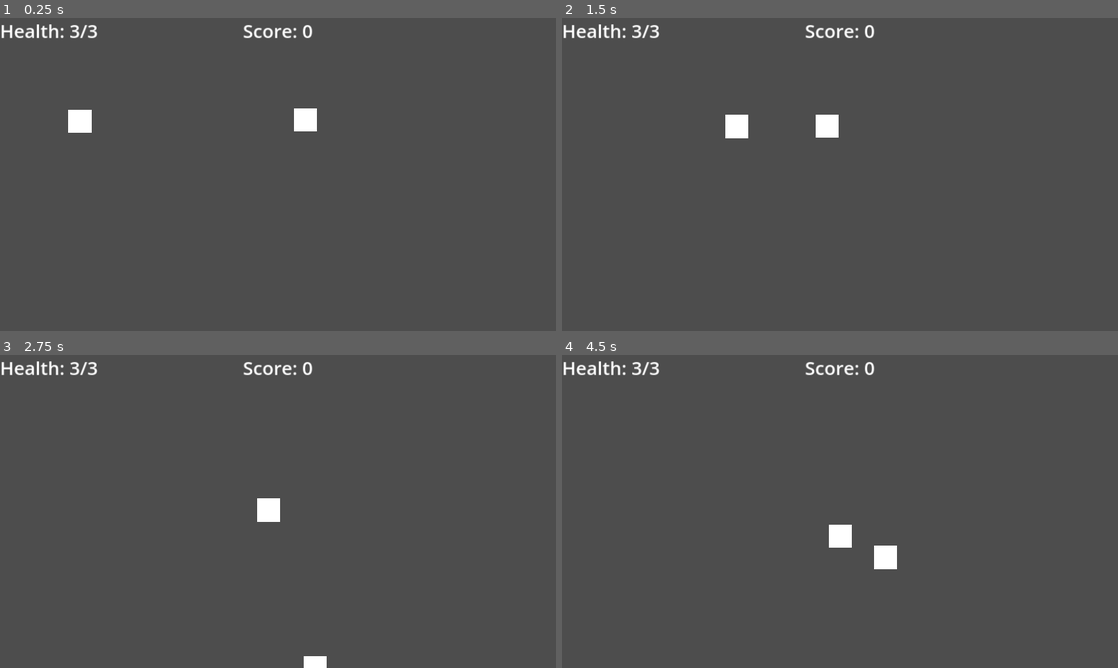
Above: before the commit, frames 1-4 (two rows, left to right).
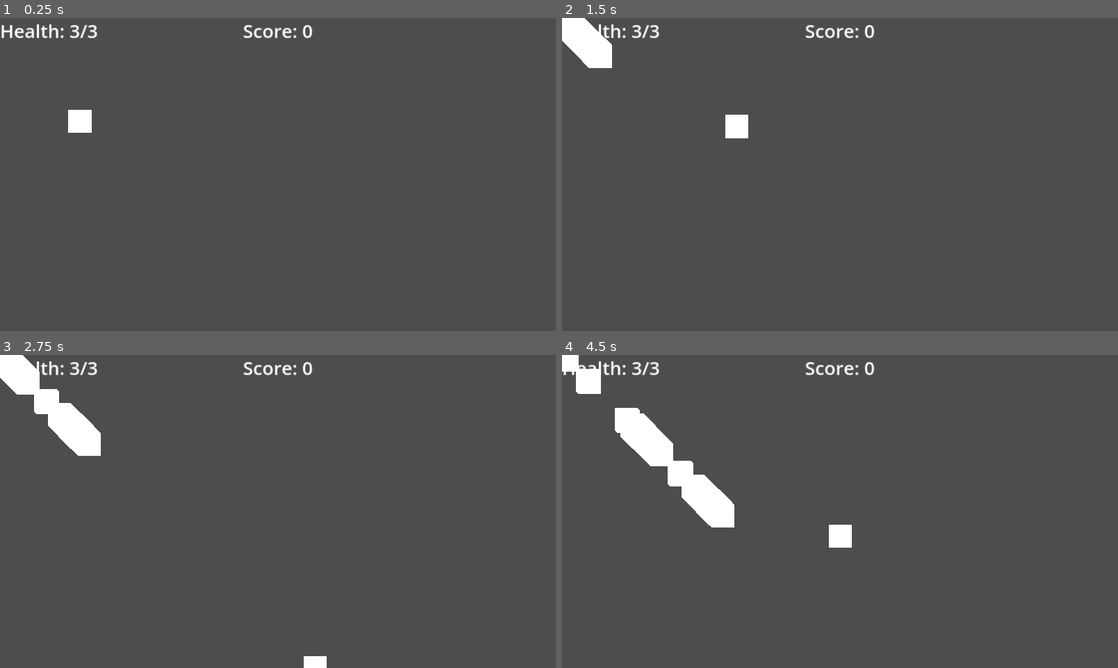
Above: after the commit, the same moments.

Repository: jonahh2160/275-group-five
Game: Godot game, scene res://scenes/main.tscn
Same seed, same stepped clock (60 frames per second), same inputs: the game is played once before the commit and once after it.
Inputs:
- Up to frame 1 (0.25 s): no input
- Up to frame 2 (1.5 s): tap Enter at 0.5 s; hold D (move_right) 0.53-1.28 s; hold N (spawn, bound only after the commit) 0.53-1.28 s; hold S (move_down) from 1.28 s (still down); tap Shift (dodge) at 1.35 s
- Up to frame 3 (2.75 s): tap N (spawn, bound only after the commit) at 1.55 s; release S (move_down) at 2.03 s; hold D (move_right) from 2.03 s (still down); hold N (spawn, bound only after the commit) from 2.03 s (still down)
- Up to frame 4 (4.5 s): release D (move_right) at 2.78 s; release N (spawn, bound only after the commit) at 2.78 s; hold W (move_up) 2.78-3.53 s; tap N (spawn, bound only after the commit) at 2.85, 3.8, 4.35 s; hold Shift (dodge) 3.53-4.28 s; hold A (move_left) from 3.53 s (still down)

The runs differ from the first frame. In frame 1, 0.3% of the frame differs, in the area x 52-57%, y 28-37%; in frame 2, 1.3%; in frame 3, 2.3%; in frame 4, 3.4%, in the area x 0-61%, y 0-69%.

Commit message:
Re-did enemy and added spawning
Press N to spawn enemy(s) [WIP]

Diff:
--- a/project.godot
+++ b/project.godot
@@ -89,6 +89,11 @@
 , Object(InputEventJoypadButton,"resource_local_to_scene":false,"resource_name":"","device":-1,"button_index":6,"pressure":0.0,"pressed":true,"script":null)
 ]
 }
+spawn={
+"deadzone": 0.5,
+"events": [Object(InputEventKey,"resource_local_to_scene":false,"resource_name":"","device":-1,"window_id":0,"alt_pressed":false,"shift_pressed":false,"ctrl_pressed":false,"meta_pressed":false,"pressed":false,"keycode":0,"physical_keycode":78,"key_label":0,"unicode":110,"echo":false,"script":null)
+]
+}
 
 [rendering]
 
--- a/scenes/baddudes.tscn
+++ /dev/null
@@ -1,30 +0,0 @@
-[gd_scene load_steps=4 format=3 uid="uid://4tdd2bhweeym"]
-
-[ext_resource type="Texture2D" uid="uid://cbumcp5wyae8u" path="res://art/placeholderBlock.png" id="1_jed70"]
-
-[sub_resource type="SpriteFrames" id="SpriteFrames_qyhsn"]
-animations = [{
-"frames": [{
-"duration": 1.0,
-"texture": ExtResource("1_jed70")
-}],
-"loop": true,
-"name": &"new_animation",
-"speed": 5.0
-}]
-
-[sub_resource type="RectangleShape2D" id="RectangleShape2D_m41nl"]
-size = Vector2(80, 83)
-
-[node name="BadDudes" type="RigidBody2D"]
-position = Vector2(731, 401)
-gravity_scale = 0.0
-
-[node name="AnimatedSprite2D" type="AnimatedSprite2D" parent="."]
-sprite_frames = SubResource("SpriteFrames_qyhsn")
-animation = &"new_animation"
-
-[node name="CollisionShape2D" type="CollisionShape2D" parent="."]
-position = Vector2(0, 0.5)
-shape = SubResource("RectangleShape2D_m41nl")
-debug_color = Color(0.701961, 0.027451, 0.254902, 0.419608)
--- a/scenes/bombclock.tscn
+++ b/scenes/bombclock.tscn
@@ -1,8 +1,9 @@
-[gd_scene load_steps=4 format=3 uid="uid://c7s2aqnlep8tr"]
+[gd_scene load_steps=5 format=3 uid="uid://c7s2aqnlep8tr"]
 
+[ext_resource type="Script" path="res://scripts/bombclock.gd" id="1_r0txb"]
 [ext_resource type="Texture2D" uid="uid://cbumcp5wyae8u" path="res://art/placeholderBlock.png" id="1_wxe4x"]
 
-[sub_resource type="SpriteFrames" id="SpriteFrames_8f4nn"]
+[sub_resource type="SpriteFrames" id="SpriteFrames_chmga"]
 animations = [{
 "frames": [{
 "duration": 1.0,
@@ -13,14 +14,16 @@
 "speed": 5.0
 }]
 
-[sub_resource type="RectangleShape2D" id="RectangleShape2D_xjp7f"]
+[sub_resource type="RectangleShape2D" id="RectangleShape2D_8c2lt"]
 size = Vector2(80, 80)
 
-[node name="CharacterBody2D" type="CharacterBody2D"]
+[node name="Bombclock" type="Area2D"]
+monitoring = false
+script = ExtResource("1_r0txb")
 
 [node name="AnimatedSprite2D" type="AnimatedSprite2D" parent="."]
-sprite_frames = SubResource("SpriteFrames_8f4nn")
+sprite_frames = SubResource("SpriteFrames_chmga")
 
 [node name="CollisionShape2D" type="CollisionShape2D" parent="."]
-shape = SubResource("RectangleShape2D_xjp7f")
-debug_color = Color(0.615686, 0.0509804, 0, 0.752941)
+shape = SubResource("RectangleShape2D_8c2lt")
+debug_color = Color(1, 0.2, 0.278431, 0.670588)
--- a/scenes/main.tscn
+++ b/scenes/main.tscn
@@ -2,23 +2,29 @@
 
 [ext_resource type="Script" path="res://scripts/main.gd" id="1_nlcff"]
 [ext_resource type="PackedScene" uid="uid://cyxssjyp70hnl" path="res://scenes/player.tscn" id="2_ch8pv"]
-[ext_resource type="PackedScene" uid="uid://4tdd2bhweeym" path="res://scenes/baddudes.tscn" id="3_vysbr"]
-[ext_resource type="Script" path="res://scripts/baddudes.gd" id="4_w2bem"]
 [ext_resource type="PackedScene" uid="uid://djddohi1tykxv" path="res://scenes/hud.tscn" id="5_5e0co"]
+[ext_resource type="PackedScene" uid="uid://c7s2aqnlep8tr" path="res://scenes/bombclock.tscn" id="5_ro1tn"]
 [ext_resource type="Script" path="res://scripts/hud.gd" id="6_2dg44"]
+
+[sub_resource type="Curve2D" id="Curve2D_17oon"]
+_data = {
+"points": PackedVector2Array(0, 0, 0, 0, 0, 0, 0, 0, 0, 0, 1920, 0, 0, 0, 0, 0, 1920, 1080, 0, 0, 0, 0, 0, 1080, 0, 0, 0, 0, 0, 0)
+}
+point_count = 5
 
 [node name="main" type="Node"]
 script = ExtResource("1_nlcff")
+bombEnemy_scene = ExtResource("5_ro1tn")
 
 [node name="Player" parent="." instance=ExtResource("2_ch8pv")]
 position = Vector2(276, 357)
 
-[node name="BadDudes" parent="." instance=ExtResource("3_vysbr")]
-position = Vector2(1059, 347)
-collision_mask = 0
-script = ExtResource("4_w2bem")
-
 [node name="HUD" parent="." instance=ExtResource("5_5e0co")]
 script = ExtResource("6_2dg44")
 
+[node name="Path2D" type="Path2D" parent="."]
+curve = SubResource("Curve2D_17oon")
+
+[node name="PathFollow2D" type="PathFollow2D" parent="Path2D"]
+
 [connection signal="hit" from="Player" to="." method="_on_player_hit"]
--- a/scripts/baddudes.gd
+++ b/scripts/bombclock.gd
@@ -1,11 +1,11 @@
-extends RigidBody2D
+extends Area2D
 
 @export var speed = 200
 var screen_size
-
 # Called when the node enters the scene tree for the first time.
 func _ready():
-	screen_size = get_viewport_rect().size
+	screen_size = get_viewport_rect().size # Replace with function body.
+
 
 # Called every frame. 'delta' is the elapsed time since the previous frame.
 func _process(delta):
--- a/scripts/hud.gd
+++ b/scripts/hud.gd
@@ -11,4 +11,4 @@
 	pass
 
 func update_health(health):
-	$HealthLabel.text = str("Health: " + health + "/3")
+	$HealthLabel.text = "Health: " + health + "/3"
--- a/scripts/main.gd
+++ b/scripts/main.gd
@@ -1,5 +1,6 @@
 extends Node
 
+@export var bombEnemy_scene: PackedScene
 
 # Called when the node enters the scene tree for the first time.
 func _ready():
@@ -8,8 +9,10 @@
 
 # Called every frame. 'delta' is the elapsed time since the previous frame.
 func _process(delta):
-	pass
+	var bombE = bombEnemy_scene.instantiate()
+	if (Input.is_action_pressed("spawn")):
+		add_child(bombE)
 
 
 func _on_player_hit():
-	$HUD.update_health($Player.health)
+	$HUD.update_health(str($Player.health))
